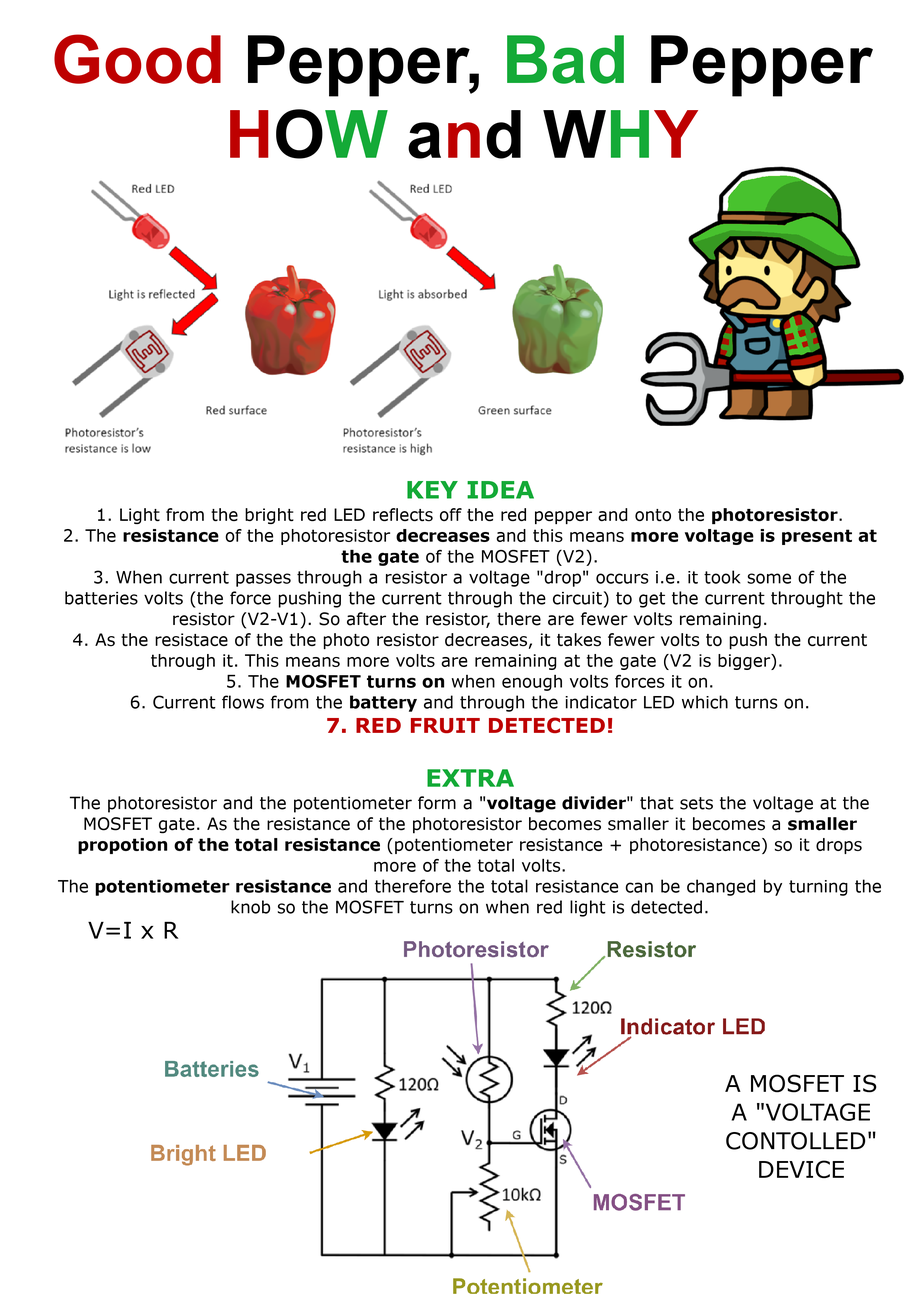
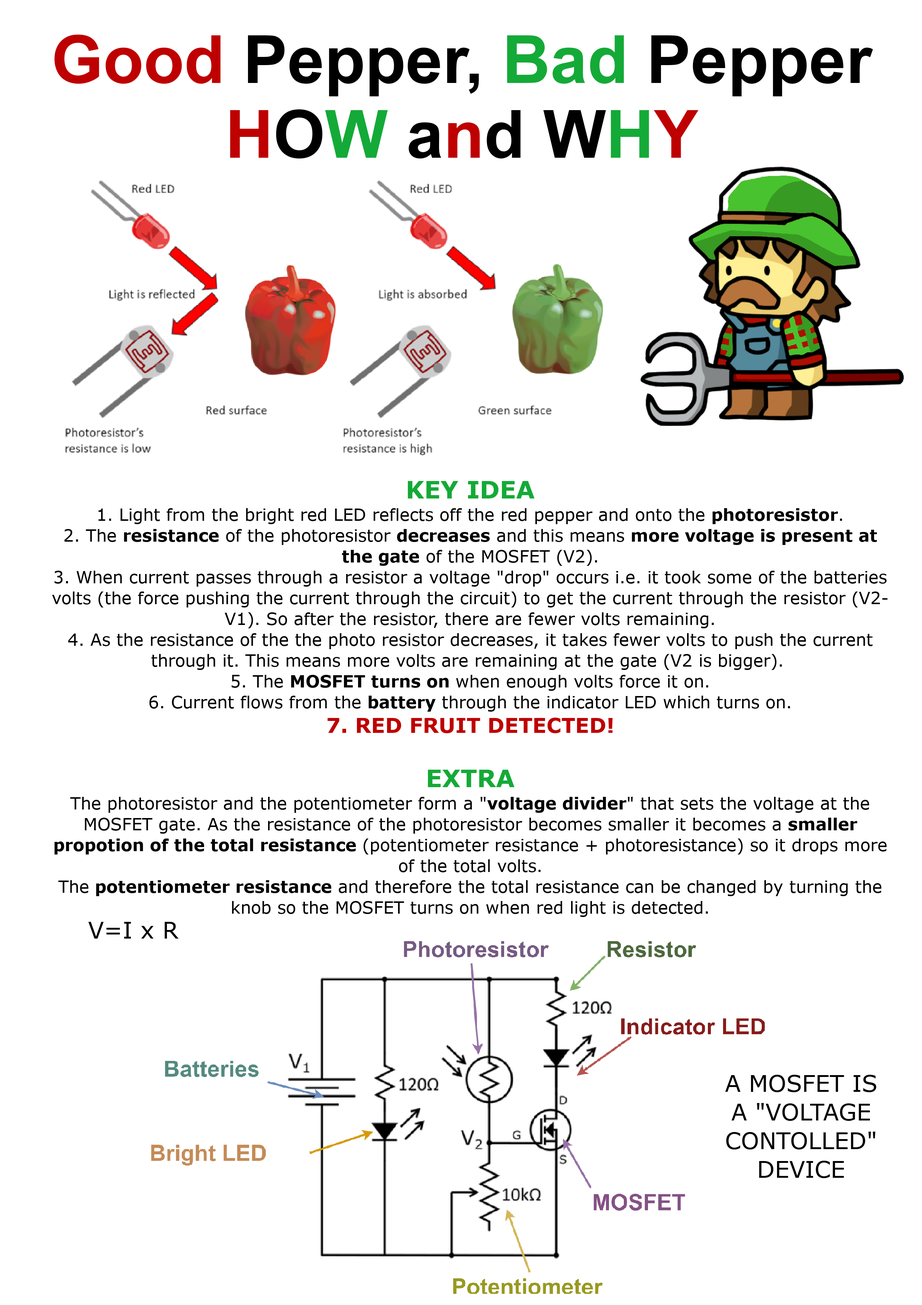
Comparing the layer stacks of the two 922px x 1305px images. Changes:
painted on "KEY IDEA ..." over [52, 480, 889, 917]
